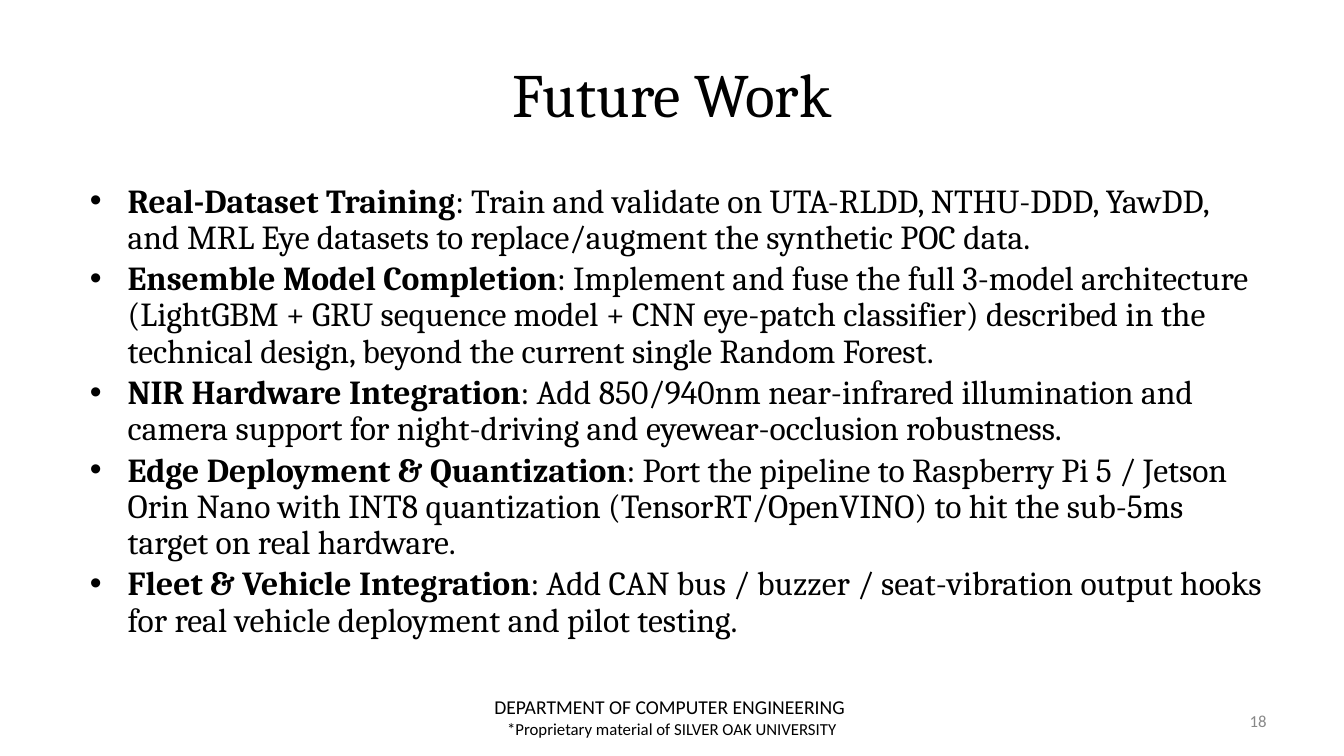
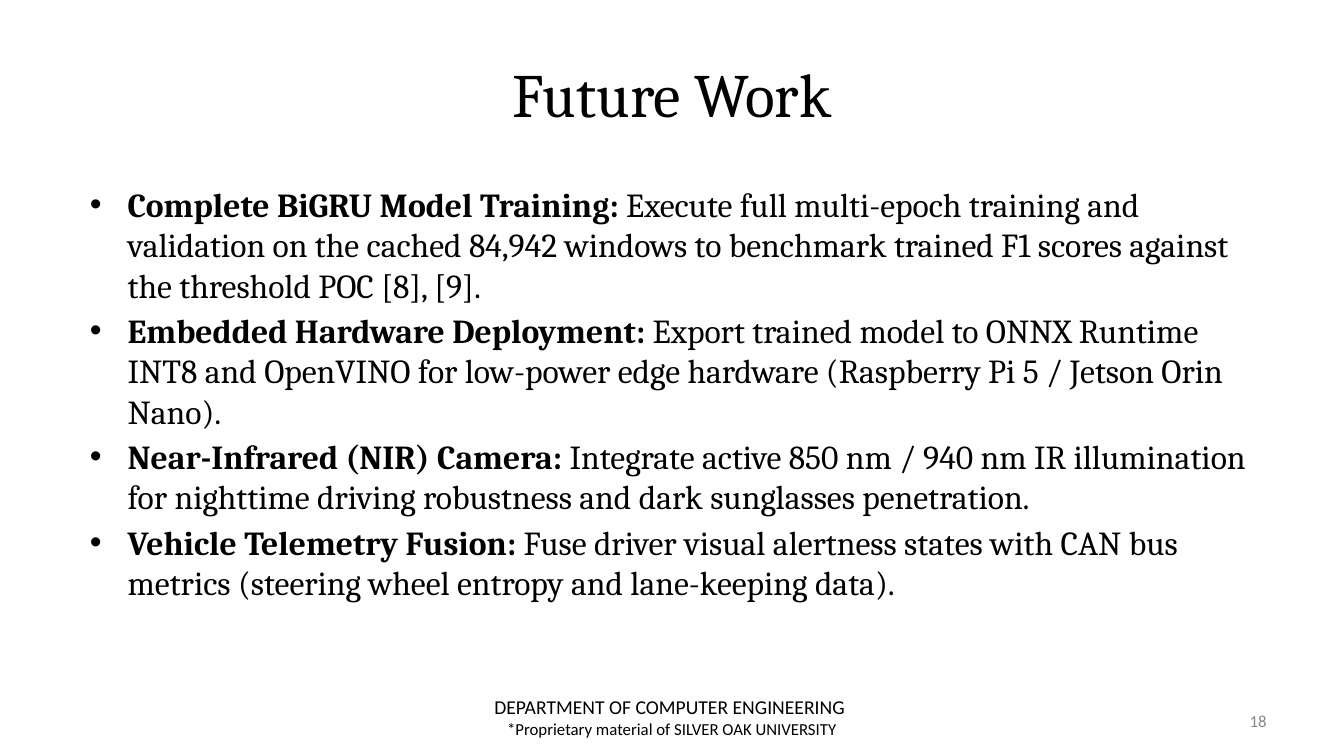
Before and after one commit to zoro1126/ALERT, a slide deck: slide 18 of review_docs/Review-2/NEW_Presentation_ALERT_CE_AIML_31.pptx. Drawn at 1344x756 pixels with LibreOffice and Linux fonts; fonts in the diff are those of the drawing; background and template pictures are left out. Boxes give left, top, right and bottom in pixels: in the first picture for what was removed or moved away, otherwise in the second. Text is boxed around its words. In the diff, an @@ line names an element or a change of style, - is before the commit and + after.

Commit message:
Added data for the report and model benchmarks

```diff
--- a/review_docs/Review-2/NEW_Presentation_ALERT_CE_AIML_31.pptx
+++ b/review_docs/Review-2/NEW_Presentation_ALERT_CE_AIML_31.pptx
@@ text at bbox=[128, 193, 1246, 603]: text changed @@
-• Real-Dataset Training: Train and validate on UTA-RLDD, NTHU-DDD, YawDD, and MRL Eye datasets to replace/augment the synthetic POC data.
-• Ensemble Model Completion: Implement and fuse the full 3-model architecture (LightGBM + GRU sequence model + CNN eye-patch classifier) described in the technical design, beyond the current single Random Forest.
-• NIR Hardware Integration: Add 850/940nm near-infrared illumination and camera support for night-driving and eyewear-occlusion robustness.
-• Edge Deployment & Quantization: Port the pipeline to Raspberry Pi 5 / Jetson Orin Nano with INT8 quantization (TensorRT/OpenVINO) to hit the sub-5ms target on real hardware.
-• Fleet & Vehicle Integration: Add CAN bus / buzzer / seat-vibration output hooks for real vehicle deployment and pilot testing.
+• Complete BiGRU Model Training: Execute full multi-epoch training and validation on the cached 84,942 windows to benchmark trained F1 scores against the threshold POC [8], [9].
+• Embedded Hardware Deployment: Export trained model to ONNX Runtime INT8 and OpenVINO for low-power edge hardware (Raspberry Pi 5 / Jetson Orin Nano).
+• Near-Infrared (NIR) Camera: Integrate active 850 nm / 940 nm IR illumination for nighttime driving robustness and dark sunglasses penetration.
+• Vehicle Telemetry Fusion: Fuse driver visual alertness states with CAN bus metrics (steering wheel entropy and lane-keeping data).
```
Also in this commit, not shown: 12 other slides changed, 5 slides added, 5 slides removed, 9 other files.
